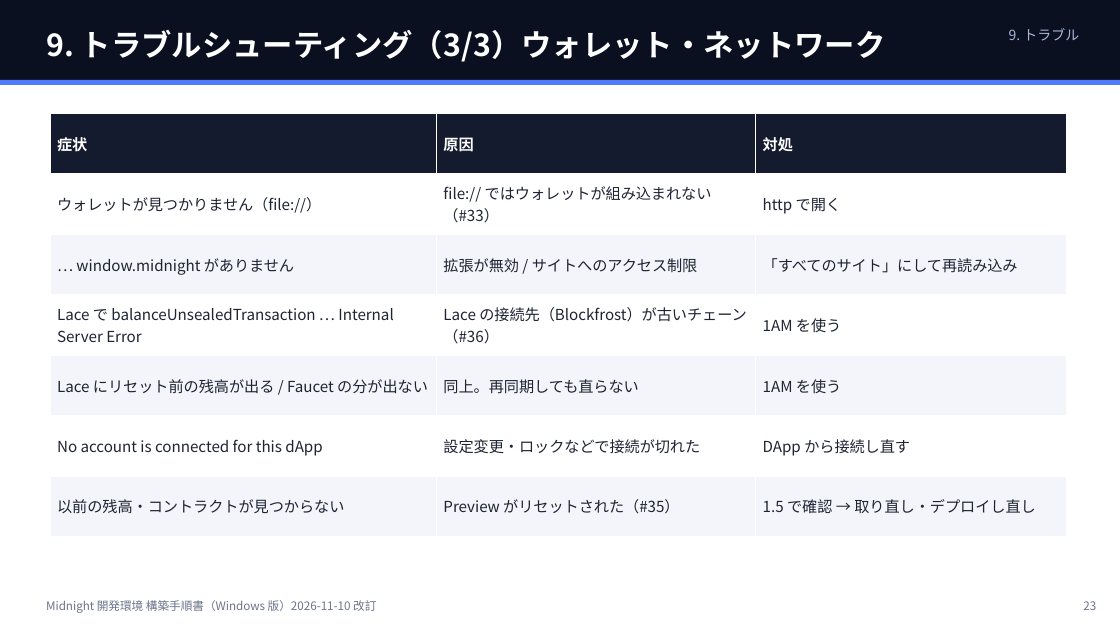
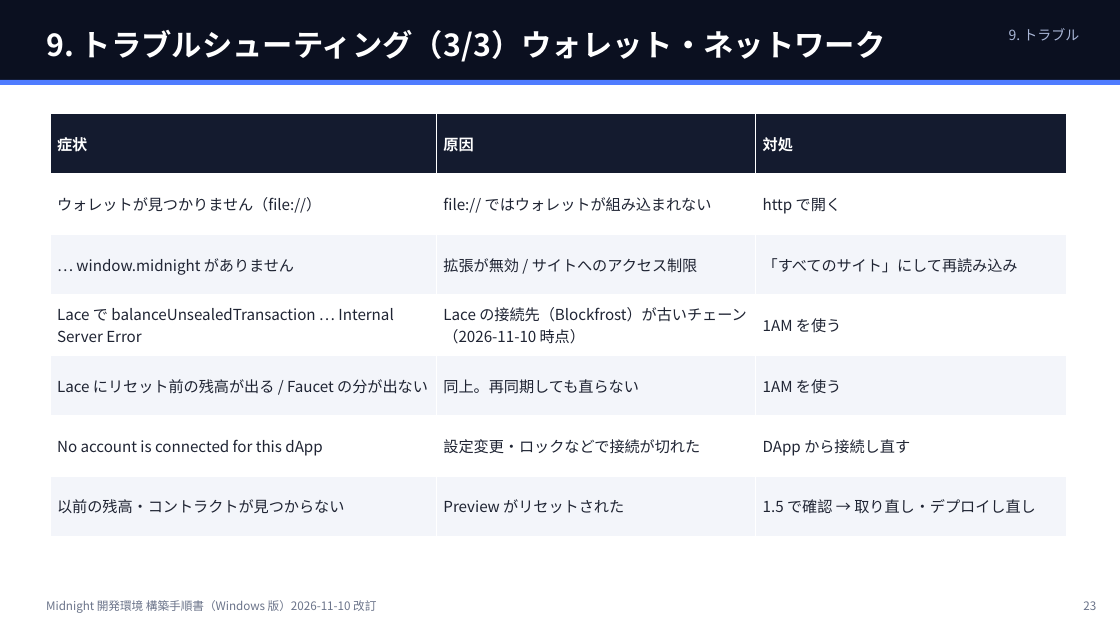
Before and after one commit to 101nimura/midnight_td_demo, a slide deck: slide 23 of docs/SETUP.pptx. Drawn at 1120x630 pixels with LibreOffice and Linux fonts; fonts in the diff are those of the drawing. Boxes give left, top, right and bottom in pixels: in the first picture for what was removed or moved away, otherwise in the second. Text is boxed around its words. In the diff, an @@ line names an element or a change of style, - is before the commit and + after.

```diff
--- a/docs/SETUP.pptx
+++ b/docs/SETUP.pptx
@@ table at box(50, 113, 1067, 537) @@
-row 2, column 2: file:// ではウォレットが組み込まれない（#33）
+row 2, column 2: file:// ではウォレットが組み込まれない
-row 4, column 2: Lace の接続先（Blockfrost）が古いチェーン（#36）
+row 4, column 2: Lace の接続先（Blockfrost）が古いチェーン（2026-11-10 時点）
-row 7, column 2: Preview がリセットされた（#35）
+row 7, column 2: Preview がリセットされた
```
Also in this commit, not shown: 14 other slides changed, 2 other files.
